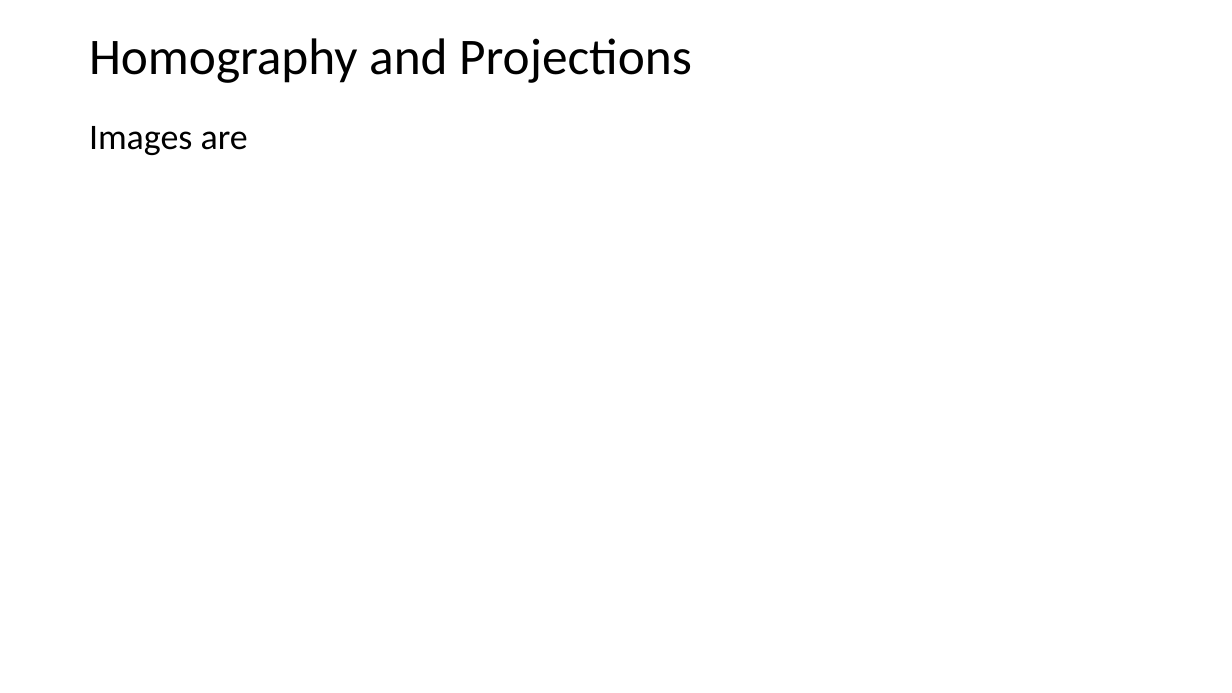
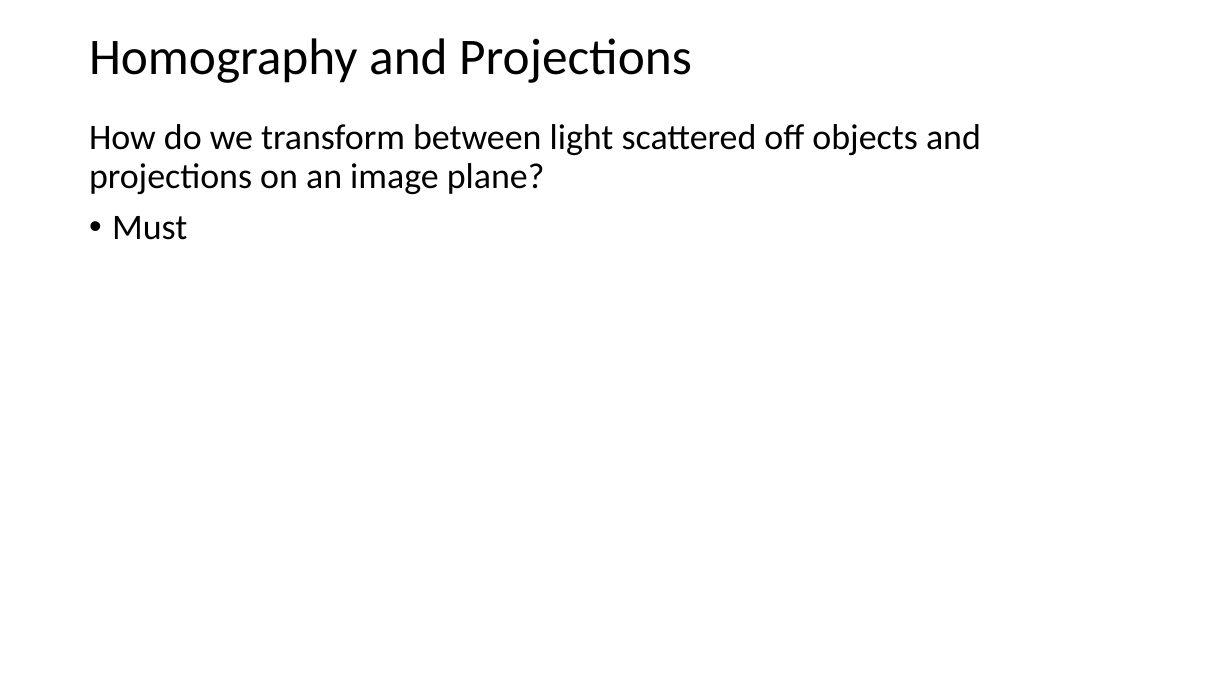
Before and after one commit to StephenElston/CSCI-E25, a slide deck: slide 2 of Slides/8_HomographyProjection.pptx. Drawn at 1232x693 pixels with LibreOffice and Linux fonts; fonts in the diff are those of the drawing. Boxes give left, top, right and bottom in pixels: in the first picture for what was removed or moved away, otherwise in the second. Text is boxed around its words. In the diff, an @@ line names an element or a change of style, - is before the commit and + after.

Commit message:
Added content to slide deck

```diff
--- a/Slides/8_HomographyProjection.pptx
+++ b/Slides/8_HomographyProjection.pptx
@@ text at [89, 124, 981, 240]: text changed @@
-Images are
+How do we transform between light scattered off objects and projections on an image plane?
+• Must
```
